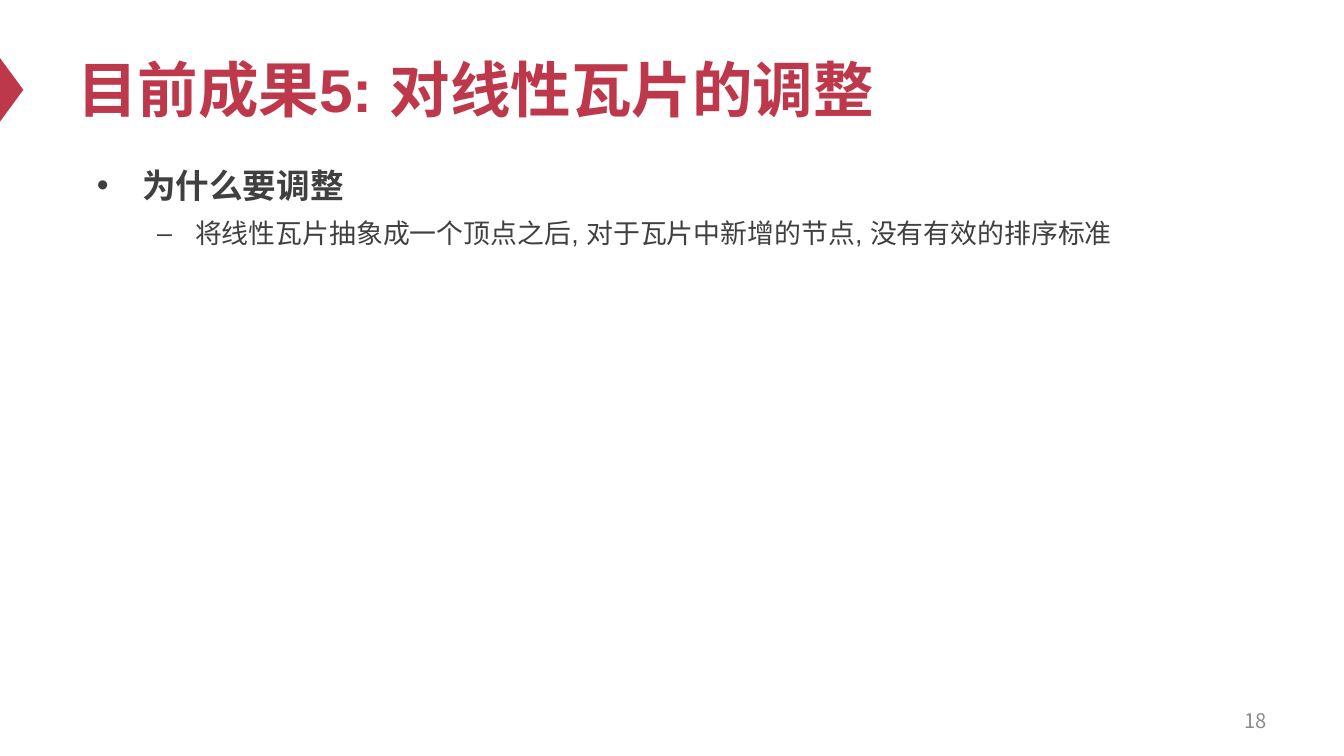
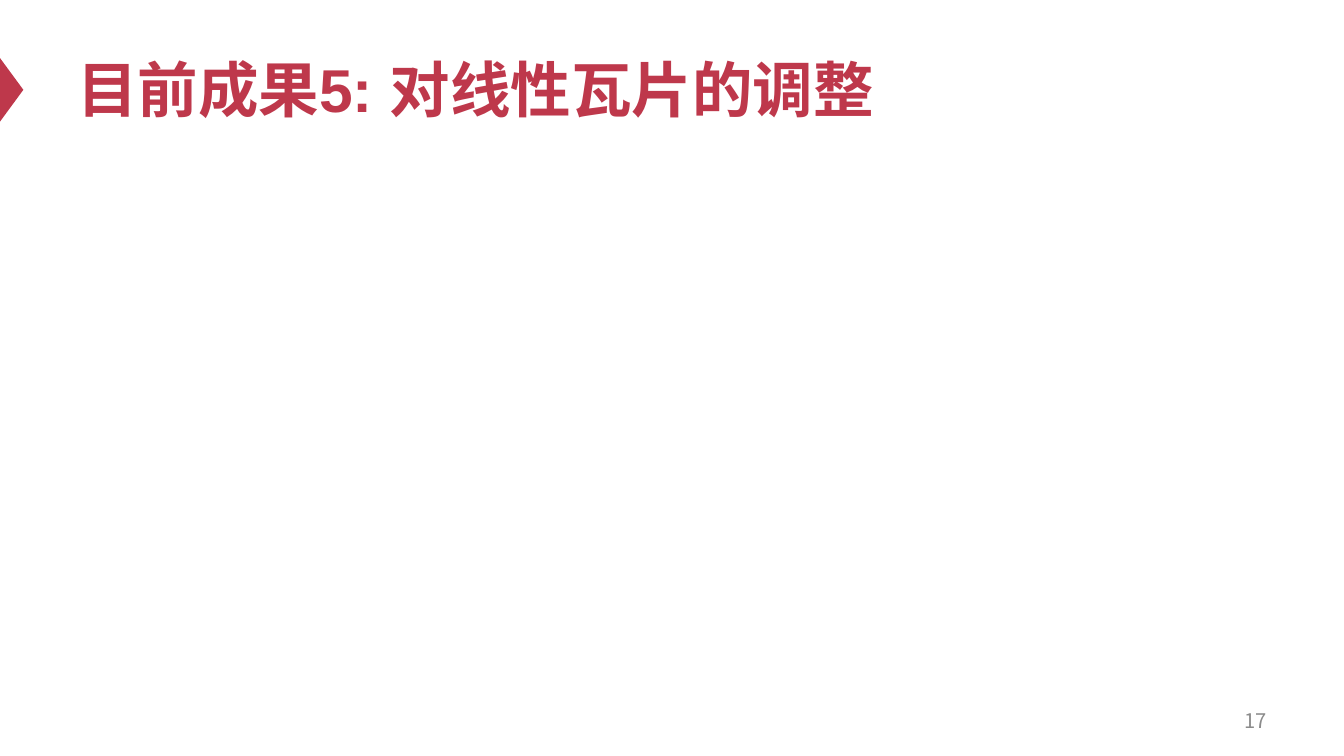
Before and after one commit to Ash1sc/R1CS-normal-form-generator, a slide deck: slide 17 of meeting_docs/中期答辩/中期答辩PPT.pptx (slide 18 before the commit). Drawn at 1344x756 pixels with LibreOffice and Linux fonts; fonts in the diff are those of the drawing; grey boxes stand for pictures. Boxes give left, top, right and bottom in pixels: in the first picture for what was removed or moved away, otherwise in the second. Text is boxed around its words. In the diff, an @@ line names an element or a change of style, - is before the commit and + after.

```diff
--- a/meeting_docs/中期答辩/中期答辩PPT.pptx
+++ b/meeting_docs/中期答辩/中期答辩PPT.pptx
@@ text removed at [142, 169, 1112, 247] @@
-• 为什么要调整
-  – 将线性瓦片抽象成一个顶点之后, 对于瓦片中新增的节点, 没有有效的排序标准
@@ page number at [1244, 713, 1266, 728]: text changed @@
-18
+17
```
Also in this commit, not shown: 2 other slides changed, 2 slides removed, 1 other file.
